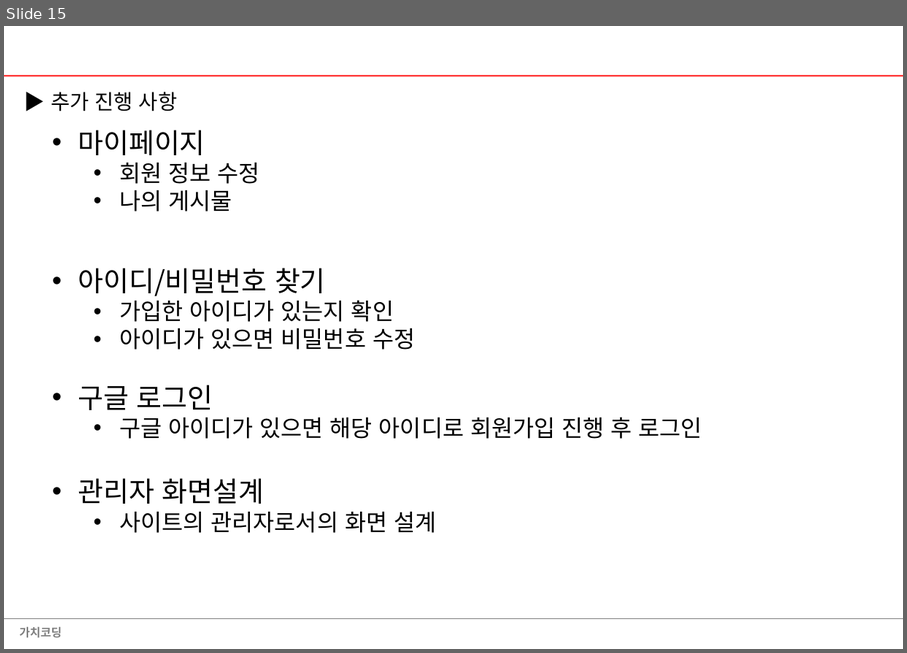
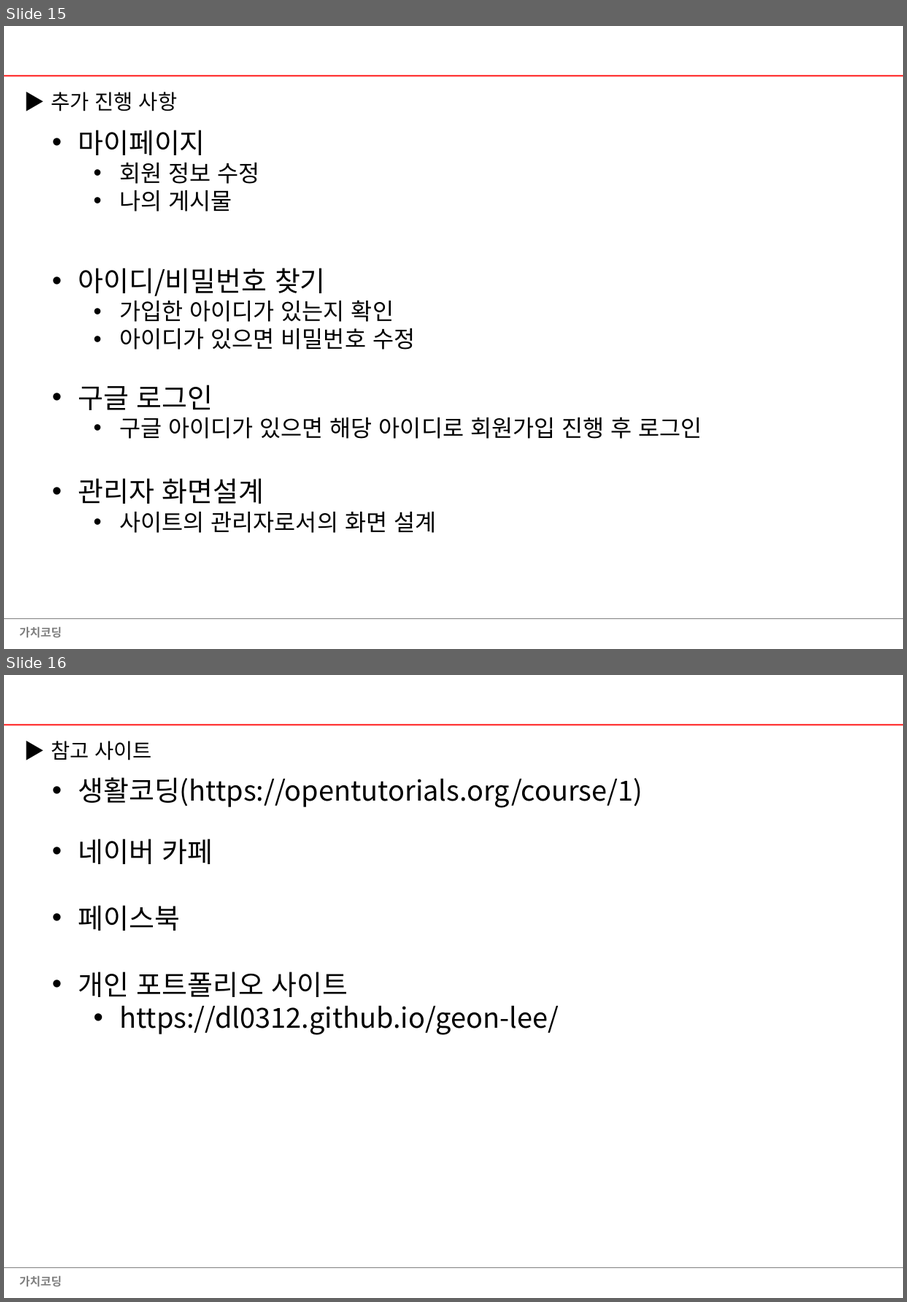
Before and after one commit to mjh1583/BigDataEducation, a slide deck: 웹프로젝트-가치코딩.pptx. Shown one above the other, each under a label of ours: slide 15 before the commit, slides 15 and 16 after it. The pictures are 907x653 and 907x1302 pixels, drawn with LibreOffice and Linux fonts; fonts in the diff are those of the drawing. Boxes give left, top, right and bottom in pixels: in the first picture for what was removed or moved away, otherwise in the second. Text is boxed around its words. In the diff, an @@ line names an element or a change of style, - is before the commit and + after.

```diff
--- a/웹프로젝트-가치코딩.pptx
+++ b/웹프로젝트-가치코딩.pptx
@@ slide 16 added at (4,675,903,1298), background #FFFFFF; not listed: 3 template elements that a slide beside it also shows @@
@@ title added at (51,741,152,760), 18 pt, text #000000 @@
+▶ 참고 사이트
@@ text added at (78,777,643,1035), 24 pt, text #000000 @@
+• 생활코딩(https://opentutorials.org/course/1)
+• 네이버 카페
+• 페이스북
+• 개인 포트폴리오 사이트
+  • https://dl0312.github.io/geon-lee/
```
